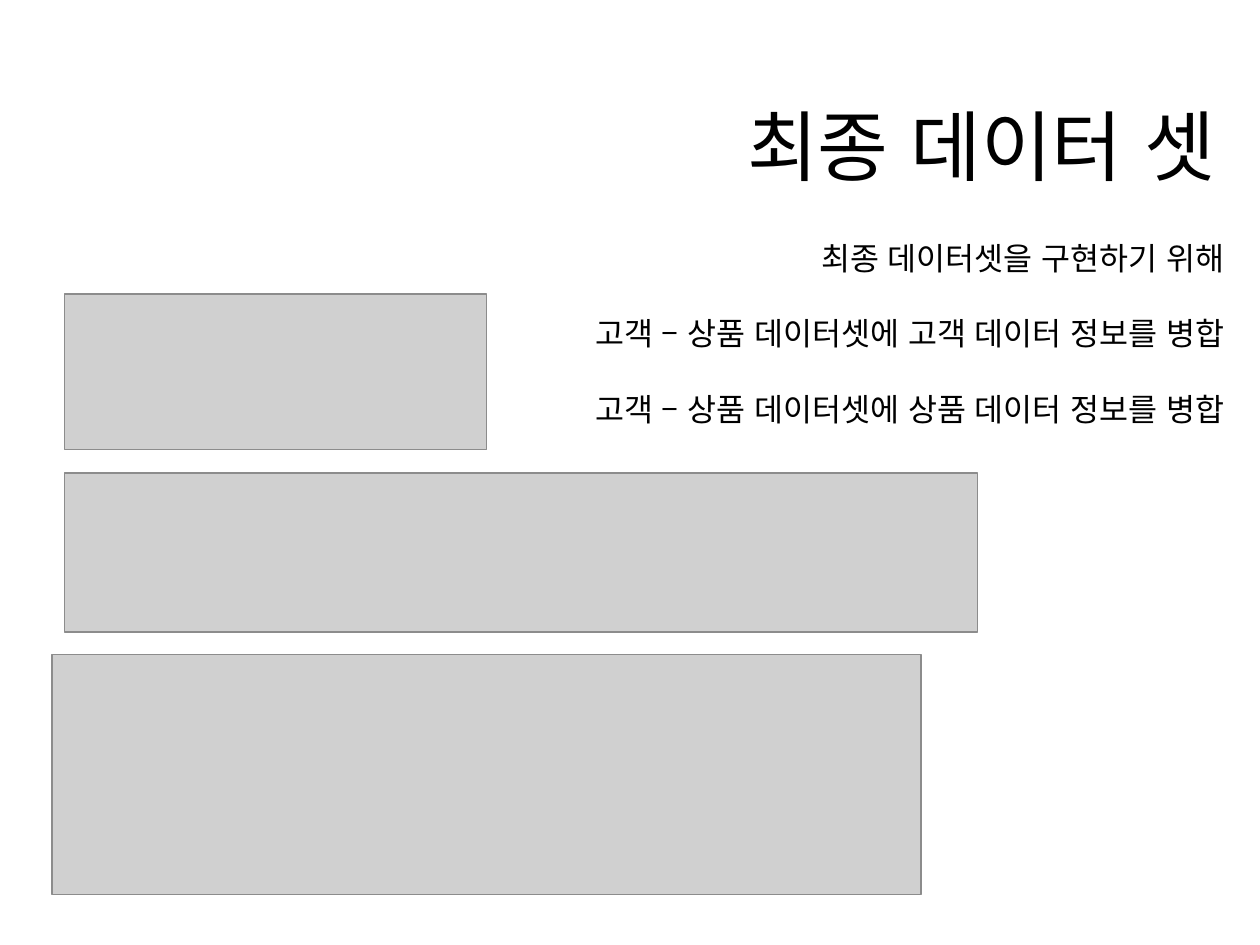
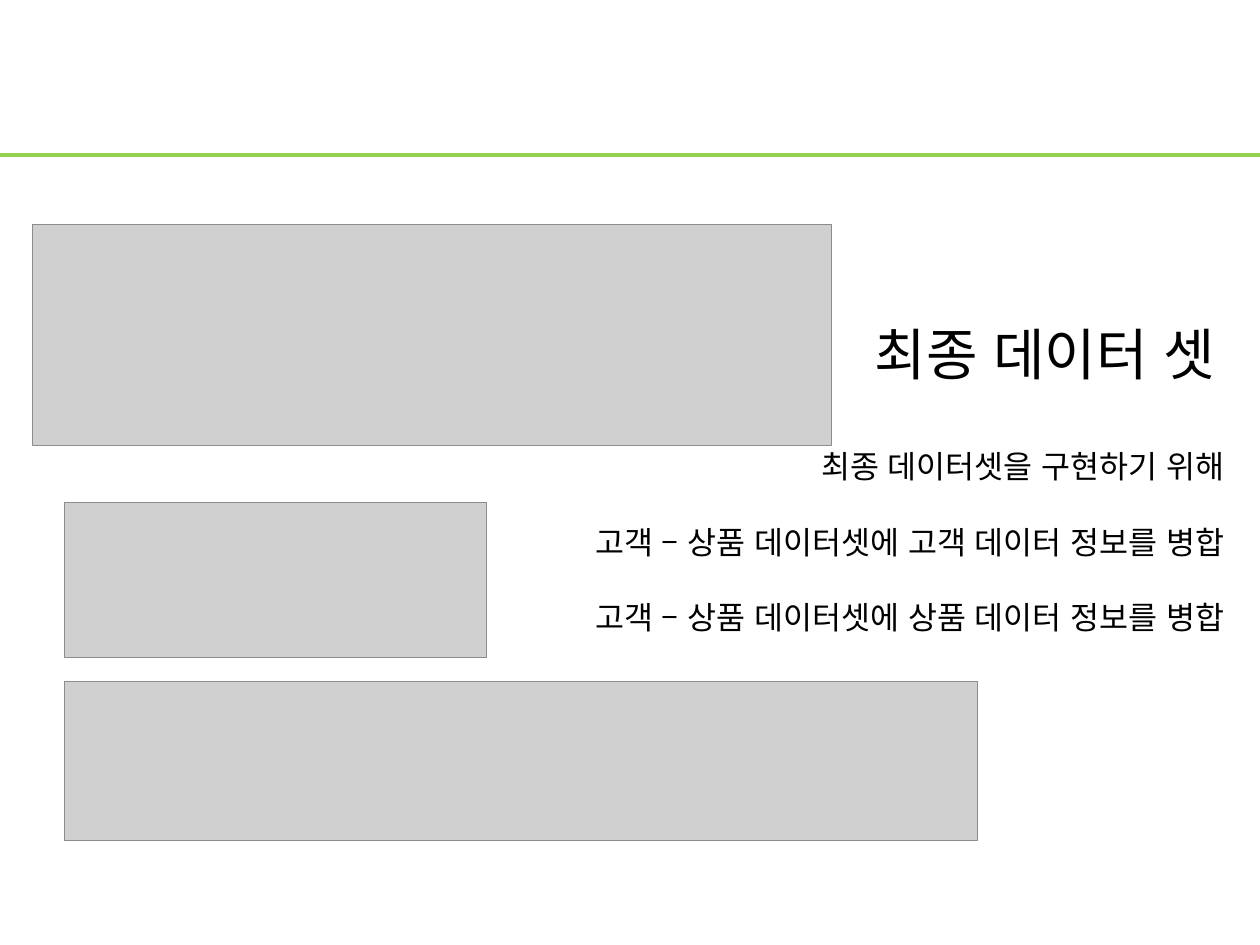
Before and after one commit to WasVelinn/1stPerSonalProjecT, a slide deck: slide 28 of 프레젠테이션1.pptx. Drawn at 1260x945 pixels with LibreOffice and Linux fonts; fonts in the diff are those of the drawing; grey boxes stand for pictures. Boxes give left, top, right and bottom in pixels: in the first picture for what was removed or moved away, otherwise in the second. Text is boxed around its words. In the diff, an @@ line names an element or a change of style, - is before the commit and + after.

```diff
--- a/프레젠테이션1.pptx
+++ b/프레젠테이션1.pptx
@@ line added from (0, 155) to (1260, 155), #92D050 2.25 pt @@
@@ picture: place and size @@
-picture at (52, 654, 921, 895)
+picture at (33, 224, 832, 445)
@@ title "최종 데이터 셋" at (875, 328, 1216, 380): size 44 to 32 pt @@
@@ 2 pictures, 1 title, 1 text: place and size @@
-2 pictures, 1 title, 1 text at (64, 111, 1224, 631)
+2 pictures, 1 title, 1 text at (64, 328, 1224, 840)
```
Also in this commit, not shown: 39 other slides changed, 2 slides added, 2 slides removed, 18 other files.
